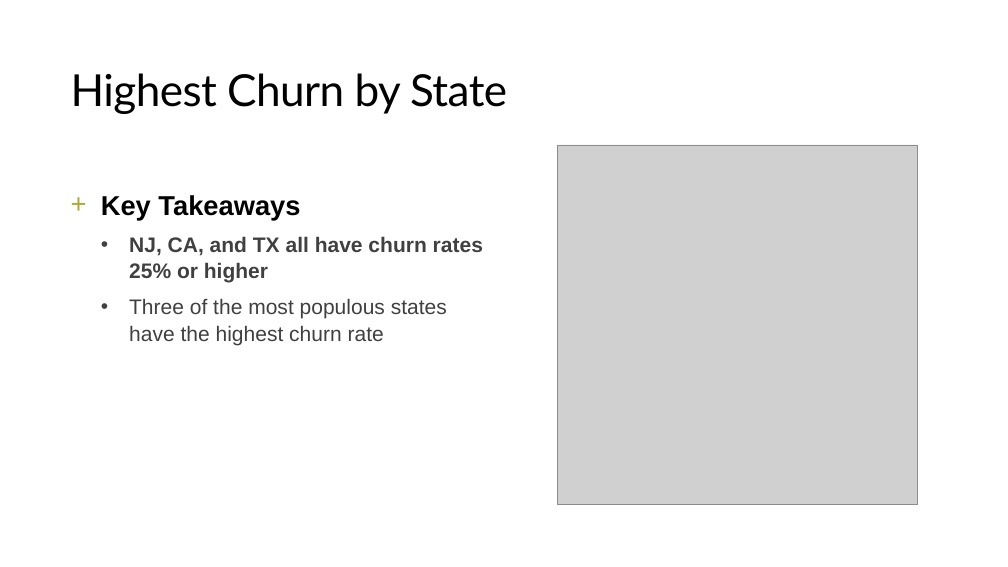
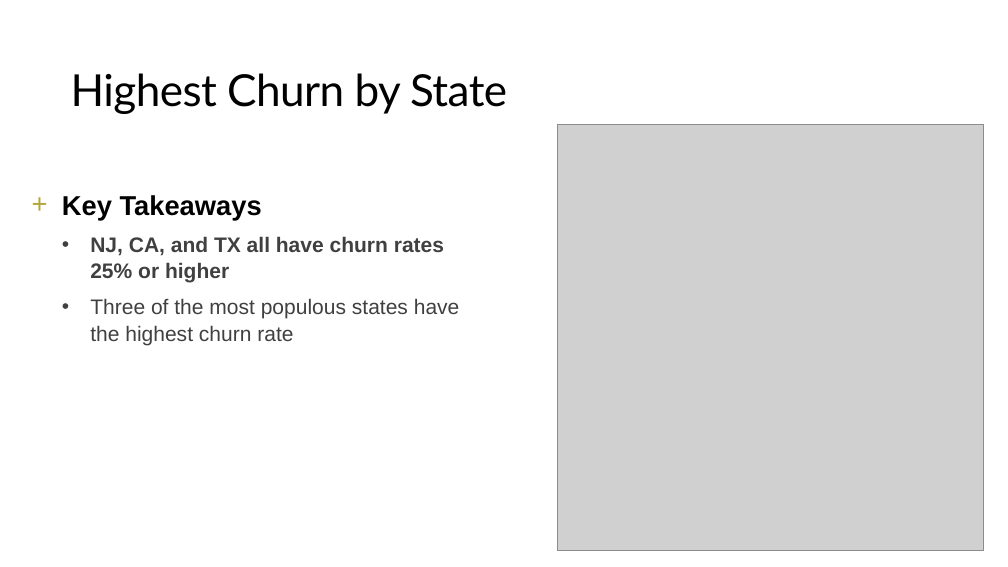
Before and after one commit to alecs1523/telecom_customer_churn, a slide deck: slide 6 of customer_churn_anlaysis.pptx. Drawn at 1008x567 pixels with LibreOffice and Linux fonts; fonts in the diff are those of the drawing; grey boxes stand for pictures. Boxes give left, top, right and bottom in pixels: in the first picture for what was removed or moved away, otherwise in the second. Text is boxed around its words. In the diff, an @@ line names an element or a change of style, - is before the commit and + after.

```diff
--- a/customer_churn_anlaysis.pptx
+++ b/customer_churn_anlaysis.pptx
@@ picture: place and size @@
-picture at [557, 145, 917, 505]
+picture at [557, 124, 984, 551]
@@ text "Key Takeaways" rewrapped from [101, 195, 483, 345] to [62, 195, 460, 345] @@
```
Also in this commit, not shown: 9 other slides changed, 1 slide added, 2 other files.
